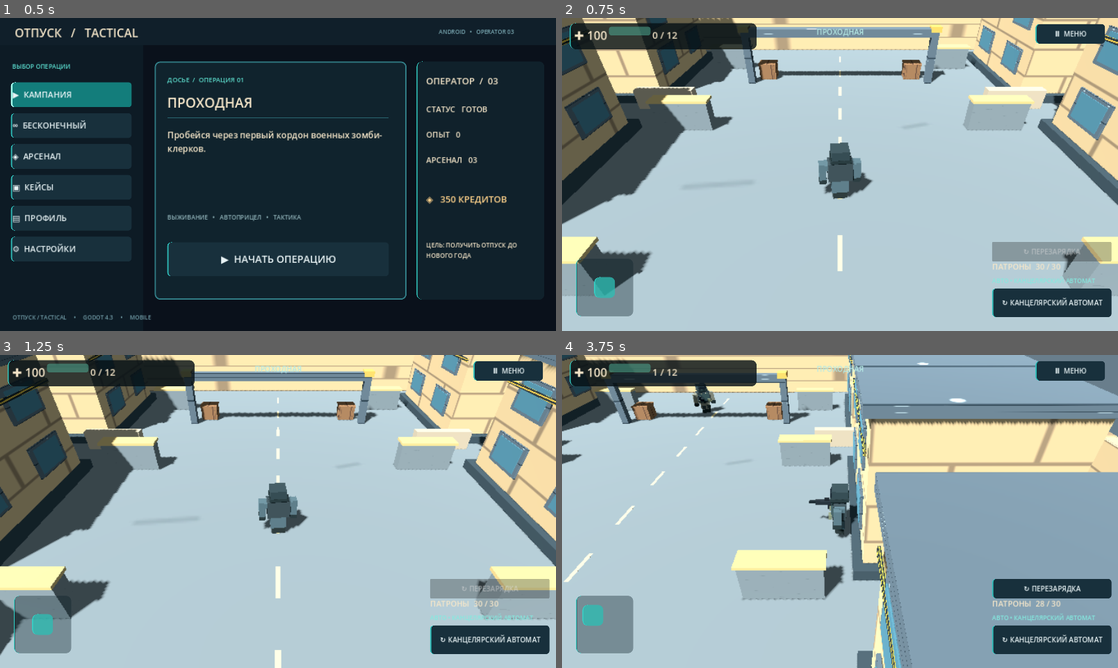
Above: before the commit, frames 1-4 (two rows, left to right).
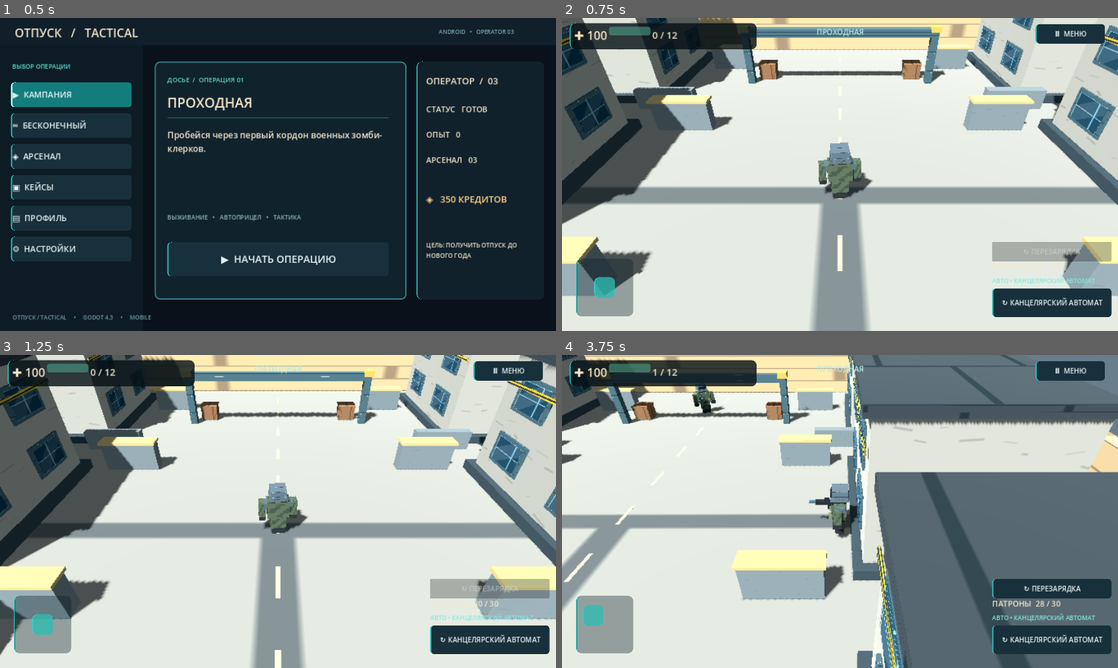
Above: after the commit, the same moments.

Repository: gemini13334-beep/---
Game: Godot game, scene res://scenes/main.tscn
Two runs of this game, one before a commit and one after it. Both use one fixed random seed, a clock stepped at 60 frames per second and the inputs below.
Inputs (mouse positions are in pixels of both pictures, inside the frame that each line leads up to):
- Up to frame 1 (0.5 s): no input
- Up to frame 2 (0.75 s): click "▶ НАЧАТЬ ОПЕРАЦИЮ" at 0.5 s
- Up to frame 3 (1.25 s): no input
- Up to frame 4 (3.75 s): tap Enter at 1.25 s; move the mouse to (962, 495) at 1.27 s; hold D 1.28-2 s; click (962, 495) at 1.42 s; drag from (728, 527) to (812, 574) at 2.02 s; move the mouse to (895, 442) at 2.77 s; hold D 2.78-3.5 s; drag from (812, 574) to (673, 464) at 3.52 s

Frame 1 is identical in both runs. In frame 2, 72% of the frame differs, in the area x 0-100%, y 0-100%; in frame 3, 69%; in frame 4, 79%.

Commit message:
Integrate expanded 18-material texture library across environment and operator equipment

Diff:
--- a/godot/scripts/main.gd
+++ b/godot/scripts/main.gd
@@ -88,15 +88,31 @@
  mat.roughness = 0.92
  # Imported original SVG texture set; neutral tint preserves authored colors.
  var texture_name: String = ""
- if name.contains("floor") or name.contains("Concrete cover"):
+ if name.contains("Window glass"):
+  texture_name = "glass_blue"
+ elif name.contains("Window frame") or name.contains("Checkpoint"):
+  texture_name = "painted_steel"
+ elif name.contains("Roof"):
+  texture_name = "roof_tar"
+ elif name.contains("Industrial block"):
+  texture_name = "plaster_wall"
+ elif name.contains("wall"):
+  texture_name = "sandstone_wall"
+ elif name.contains("floor"):
+  texture_name = "concrete_tiles"
+ elif name.contains("Concrete cover") or name.contains("Barricade"):
   texture_name = "concrete_floor"
- elif name.contains("wall") or name.contains("Industrial block"):
-  texture_name = "sandstone_wall"
  elif name.contains("Crate") or name.contains("crate"):
   texture_name = "crate_wood"
  elif name.contains("Barricade marking") or name.contains("Facade stripe"):
-  texture_name = "hazard_panel"
- elif name.contains("Roof") or name.contains("Window frame") or name.contains("Checkpoint"):
+  texture_name = "yellow_warning"
+ elif name.contains("Boots") or name.contains("glove"):
+  texture_name = "dark_rubber"
+ elif name.contains("Vest") or name.contains("Legs") or name.contains("arm"):
+  texture_name = "military_camo"
+ elif name.contains("Weapon"):
+  texture_name = "painted_steel"
+ elif name.contains("armor") or name.contains("Helmet"):
   texture_name = "industrial_metal"
  if texture_name != "":
   var tex: Texture2D = load("res://assets/textures/" + texture_name + ".svg") as Texture2D
